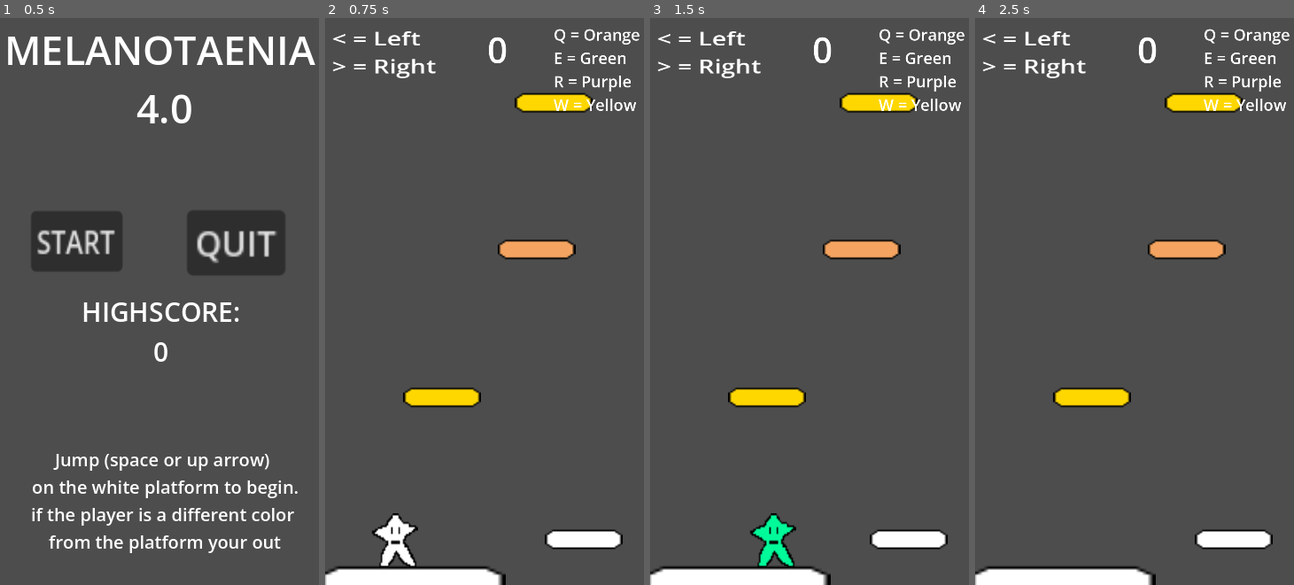
Above: before the commit, frames 1-4 (left to right).
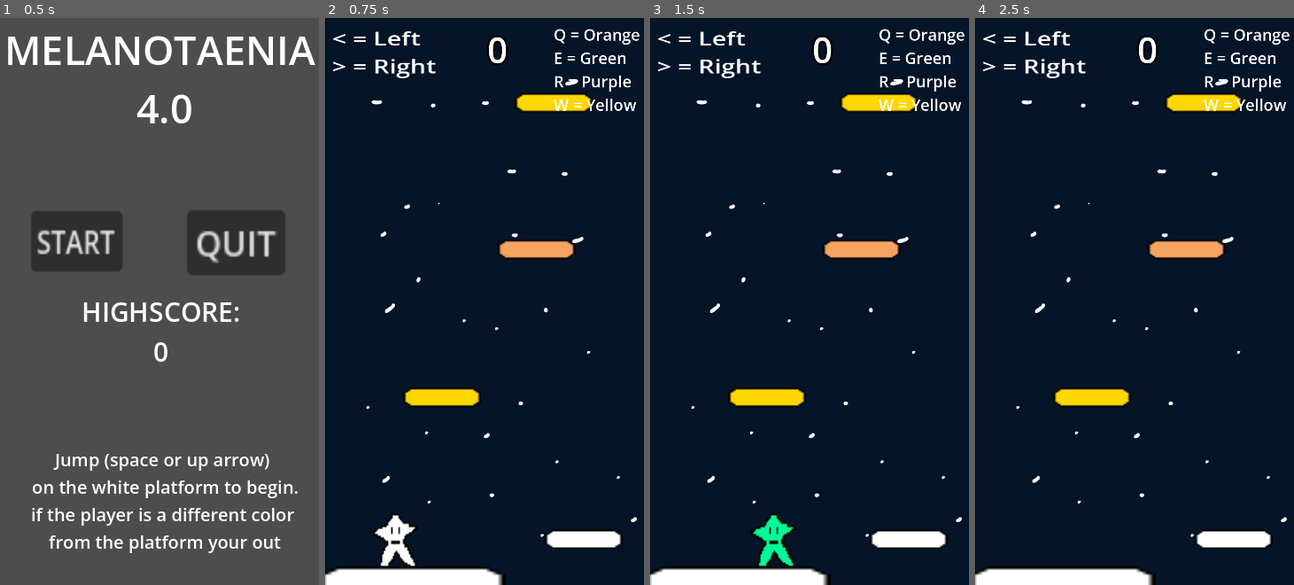
Above: after the commit, the same moments.

Repository: Abbby1007/Melanotaenia-4.0
Game: Godot game, scene res://title_screen.tscn
Two runs of this game, one before a commit and one after it. Both use one fixed random seed, a clock stepped at 60 frames per second and the inputs below.
Inputs (mouse positions are in pixels of both pictures, inside the frame that each line leads up to):
- Up to frame 1 (0.5 s): no input
- Up to frame 2 (0.75 s): click "START" at 0.5 s
- Up to frame 3 (1.5 s): tap Enter at 1.25 s; move the mouse to (879, 273) at 1.27 s; hold Right (move_right) from 1.28 s (still down); tap E (green) at 1.35 s; click (879, 273) at 1.42 s
- Up to frame 4 (2.5 s): keep holding Right (move_right); tap Up (Jump) at 1.52, 2.27 s; move the mouse to (1070, 329) at 2.02 s; tap Q (orange) at 2.1 s

Frame 1 is identical in both runs. In frame 2, 94% of the frame differs, in the area x 0-100%, y 0-100%; in frame 3, 94%; in frame 4, 94%.

Commit message:
Add a parallax scrolling background

Diff:
--- a/Levels/tutorial.tscn
+++ b/Levels/tutorial.tscn
@@ -2,6 +2,7 @@
 
 [ext_resource type="Script" uid="uid://cisx6rq34kqnl" path="res://Levels/tutorial.gd" id="1_hga2d"]
 [ext_resource type="PackedScene" uid="uid://c3x33skglstrp" path="res://Player.tscn" id="2_lalqu"]
+[ext_resource type="Texture2D" uid="uid://bx0j0ts3mxjh3" path="res://art/space background.png" id="3_hga2d"]
 [ext_resource type="Texture2D" uid="uid://dwe8tqk3fvs27" path="res://art/platform.png" id="4_gdvy0"]
 [ext_resource type="PackedScene" uid="uid://b8bwxtr758ee4" path="res://kill_platform.tscn" id="6_mscth"]
 
@@ -14,6 +15,14 @@
 [node name="Tutorial" type="Node2D" unique_id=489865250]
 script = ExtResource("1_hga2d")
 platform_scene = ExtResource("6_mscth")
+
+[node name="BG" type="CanvasLayer" parent="." unique_id=724882250]
+layer = -1
+
+[node name="TextureRect" type="TextureRect" parent="BG" unique_id=1457146148]
+offset_right = 360.0
+offset_bottom = 640.0
+texture = ExtResource("3_hga2d")
 
 [node name="Player" parent="." unique_id=1764254399 instance=ExtResource("2_lalqu")]
 position = Vector2(82, 592)
@@ -40,6 +49,7 @@
 offset_top = -780.0
 offset_right = 265.0
 offset_bottom = -643.0
+theme_override_constants/outline_size = 23
 theme_override_font_sizes/font_size = 100
 text = "0"
 horizontal_alignment = 1
Binary file added: art/space background.png
Not shown, added: art/space background.png.import
Binary file added: art/space.png
Not shown, added: art/space.png.import
